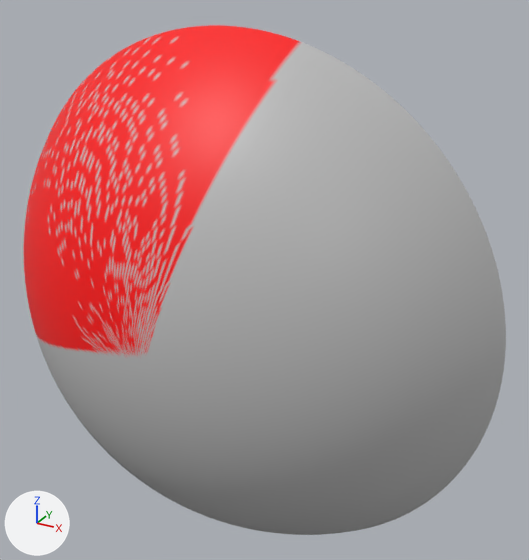
What one commit did to the glTF model src/new_testing/model/dome_sky_model.glb.
Before and after are seen from a 50 mm camera at (56.0, -116.5, 51.4) aimed at (8.1, -29.5, 7.8). Every picture has the same lights, and +X, +Y and +Z are marked at lower left. Where no turn or scale is listed for an object, it has been applied to the vertices.

Names of what the first picture shows: 'geometry_0'.
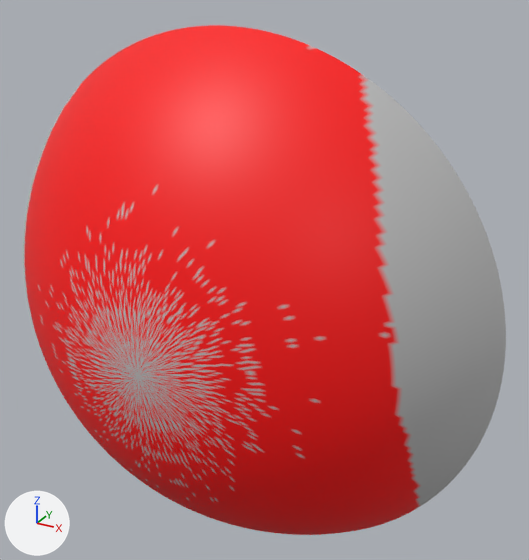
Pixel boxes (x1, y1, x2, y2) of what changed, in the pictures (529 x 560 px):
```json
{"part": 1, "of": "me_geometry_0", "change": "recoloured", "before": [24, 77, 422, 507], "after": [24, 77, 422, 507]}
{"part": 2, "of": "me_geometry_0", "change": "recoloured", "before": [24, 35, 421, 535], "after": [24, 35, 421, 535], "on screen": "grey to red"}
```

Edits to the scene script, one JSON object a line:
```json
{"block": "me_geometry_0", "where": "me_geometry_0.from_pydata(...)  # 21241 vertices, 42120 faces; spans x -42.9..42.9, y -50.0..-25.8, z -42.9..42.9"}
{"block": "me_geometry_0", "where": "# used by ob_geometry_0; location = (0.0, 0.0, 0.0)"}
{"block": "me_geometry_0", "change": "me_geometry_0 part 1: 5032 faces centred in x -41.7..34.6, y -50.0..-26.0, z -36.5..37.2 are repainted in the vertex colours; the middle colour goes from red #ff0000 to grey #bcbcbc"}
{"block": "me_geometry_0", "change": "me_geometry_0 part 2: 24497 faces centred in x -32.2..34.4, y -50.0..-26.0, z -42.7..41.2 are repainted in the vertex colours; the middle colour goes from grey #bcbcbc to red #ff0000"}
```
